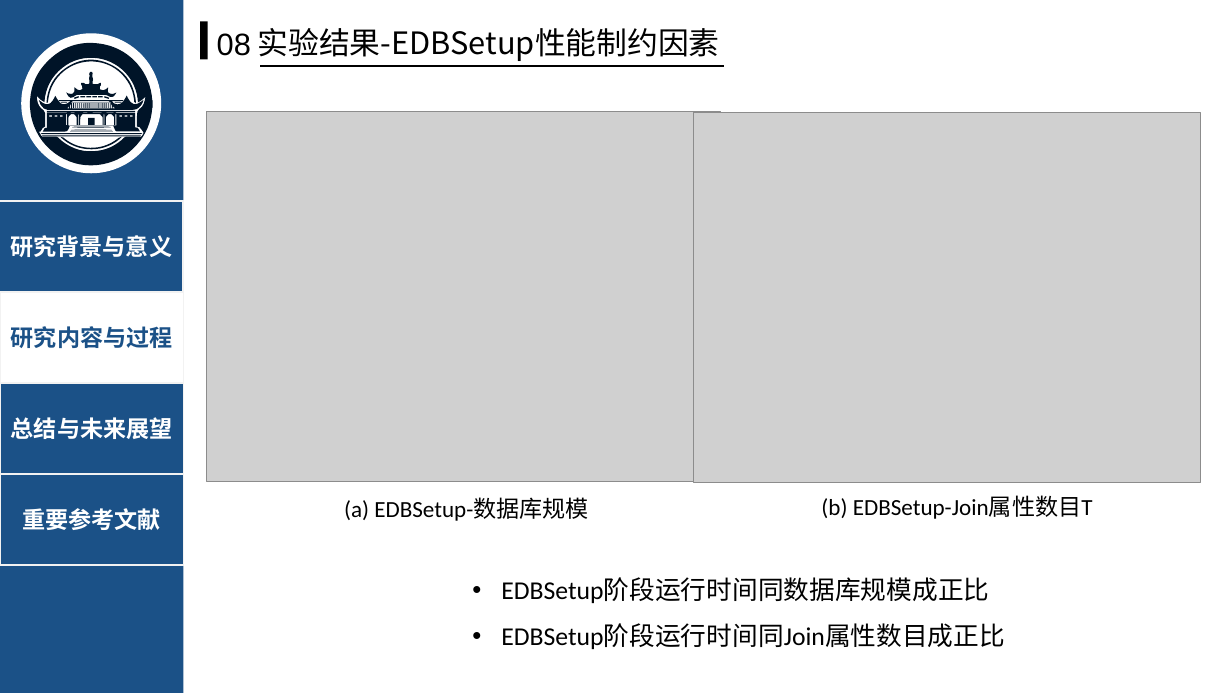
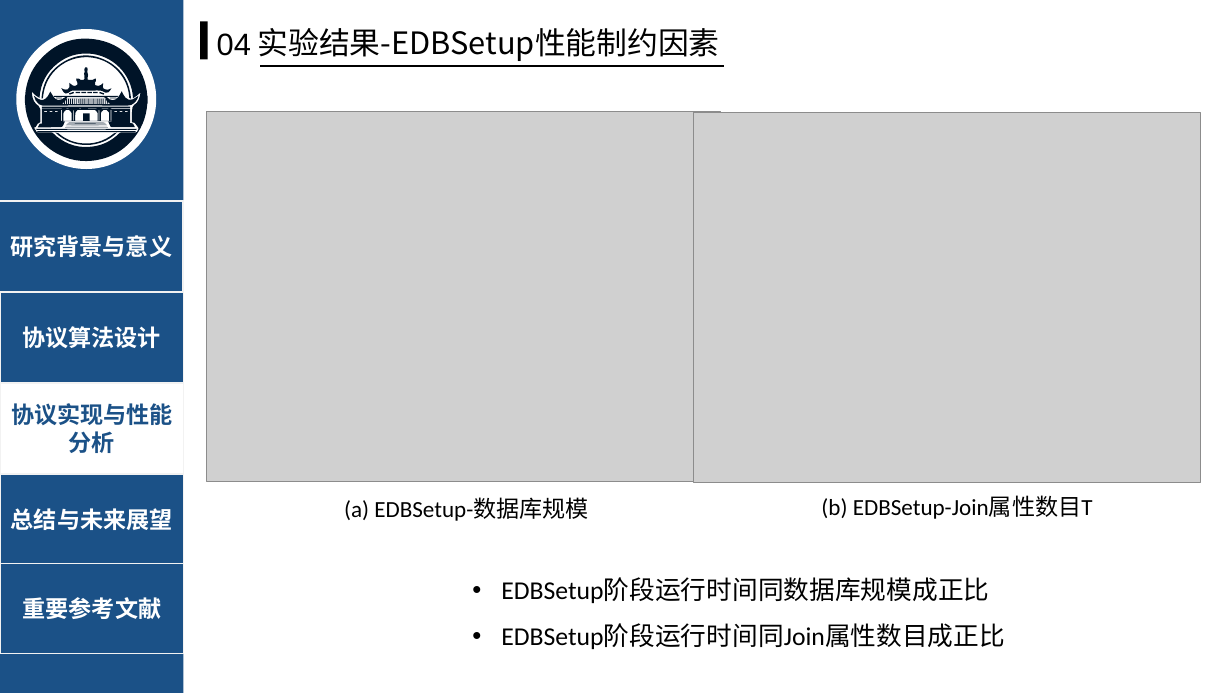
Before and after one commit to jerry-luo-zl/Searchable-Encrption-MC-JXT, a slide deck: slide 20 of pre/毕设答辩-罗之龙.pptx (slide 19 before the commit). Drawn at 1232x693 pixels with LibreOffice and Linux fonts; fonts in the diff are those of the drawing; grey boxes stand for pictures. Boxes give left, top, right and bottom in pixels: in the first picture for what was removed or moved away, otherwise in the second. Text is boxed around its words. In the diff, an @@ line names an element or a change of style, - is before the commit and + after.

```diff
--- a/pre/毕设答辩-罗之龙.pptx
+++ b/pre/毕设答辩-罗之龙.pptx
@@ picture added at bbox=[55, 51, 128, 122] @@
@@ text at bbox=[217, 33, 251, 56]: text changed @@
-08
+04
@@ 19 freeform shapes, 1 ellipse: place and size @@
-19 freeform shapes, 1 ellipse at bbox=[21, 33, 162, 174]
+19 freeform shapes, 1 ellipse at bbox=[17, 29, 157, 169]
@@ freeform shape: place and size @@
-freeform shape at bbox=[108, 103, 109, 108]
+freeform shape at bbox=[68, 99, 69, 104]
@@ freeform shape: place and size @@
-freeform shape at bbox=[106, 103, 107, 108]
+freeform shape at bbox=[70, 99, 71, 104]
@@ freeform shape: place and size @@
-freeform shape at bbox=[83, 103, 84, 108]
+freeform shape at bbox=[74, 99, 75, 104]
@@ freeform shape: place and size @@
-freeform shape at bbox=[98, 96, 103, 97]
+freeform shape at bbox=[76, 91, 80, 92]
@@ 18 freeform shapes: place and size @@
-18 freeform shapes at bbox=[73, 96, 105, 108]
+18 freeform shapes at bbox=[72, 91, 104, 104]
@@ rectangle "协议算法设计" at bbox=[0, 292, 183, 383]: fill #FFFFFF to #1B5187 @@
@@ text in rectangle at bbox=[22, 326, 161, 348]: text changed; text colour #1B5187 to #FFFFFF @@
-研究内容与过程
+协议算法设计
@@ rectangle added at bbox=[0, 384, 183, 474], fill #FFFFFF, outline #F2F2F2 1 pt, 18 pt, text #1B5187, bold @@
+协议实现与性能分析
@@ rectangle "总结与未来展望": place and size @@
-rectangle "总结与未来展望" at bbox=[0, 384, 183, 474]
+rectangle "总结与未来展望" at bbox=[0, 474, 183, 565]
@@ rectangle "重要参考文献": place and size @@
-rectangle "重要参考文献" at bbox=[0, 475, 183, 566]
+rectangle "重要参考文献" at bbox=[0, 564, 183, 654]
```
Also in this commit, not shown: 24 other slides changed, 1 slide added, 1 other file.
